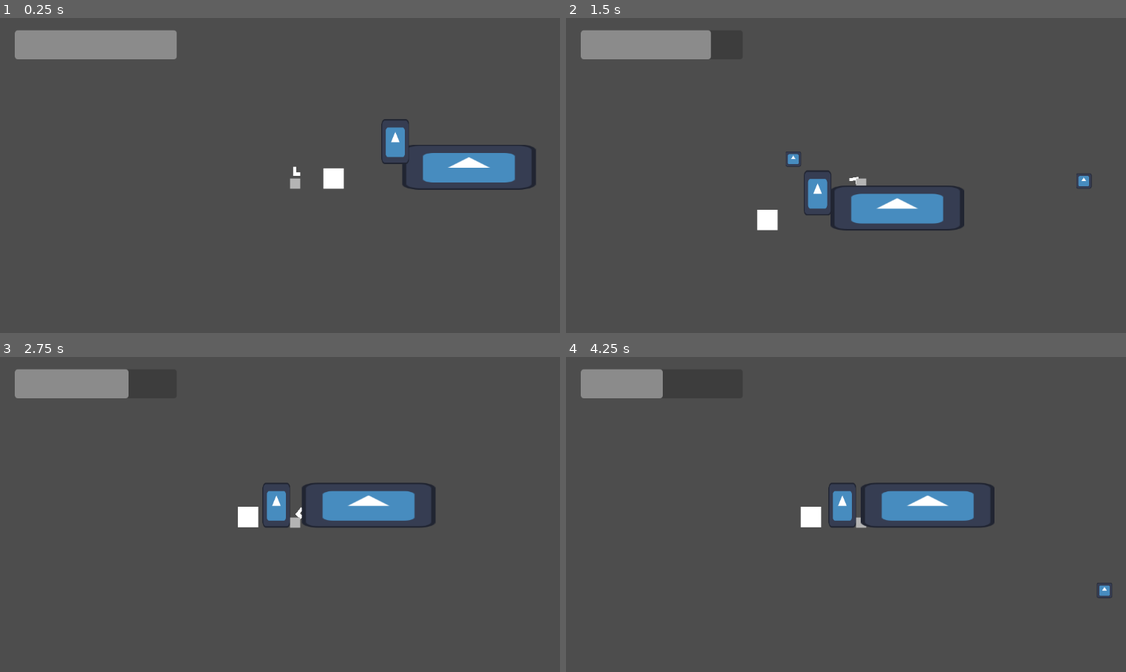
Above: before the commit, frames 1-4 (two rows, left to right).
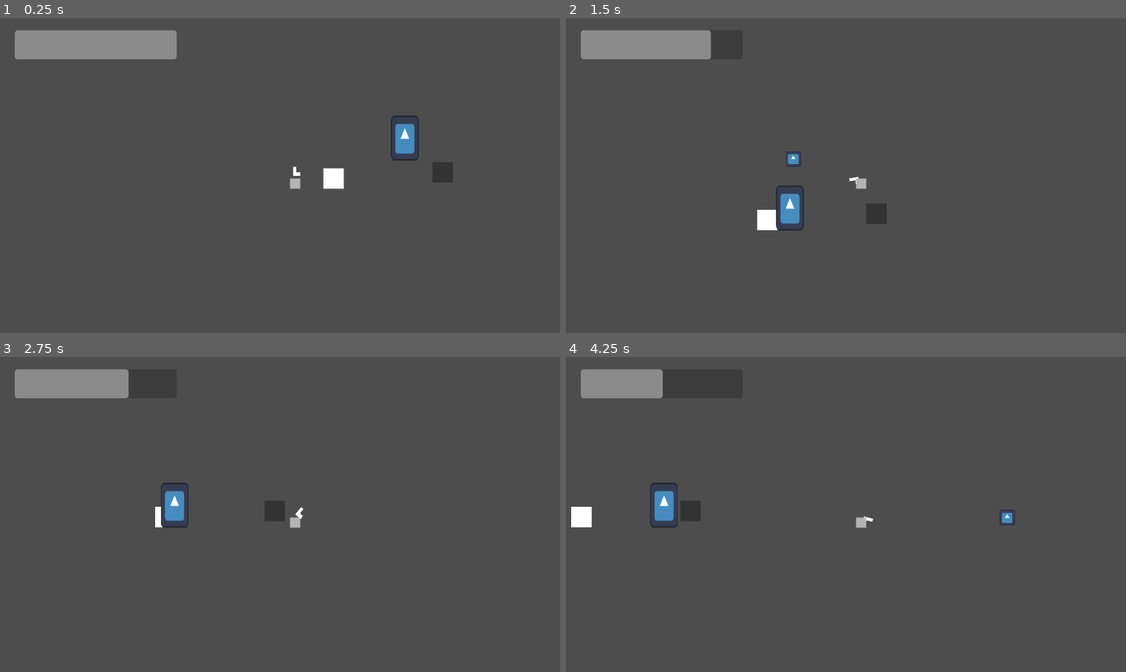
Above: after the commit, the same moments.

Repository: Newait/Mechanical_Revolution
Game: Godot game, scene res://scenes/game.tscn
The game is run twice, just before and just after one commit, with the same random seed, the same clock (stepped at 60 frames per second) and the same inputs. The project has no main scene, so this scene is started directly. The engine's default icon, where the game draws it, is replaced by a stand-in: a white triangle on a blue panel in a dark square.
Inputs (mouse positions are in pixels of both pictures, inside the frame that each line leads up to):
- Up to frame 1 (0.25 s): no input
- Up to frame 2 (1.5 s): move the mouse to (991, 166) at 0.52 s; hold Right (move_right) from 0.53 s (still down); click (991, 166) at 0.6 s; tap Space (jump) at 0.77 s; move the mouse to (745, 200) at 1.27 s; click (745, 200) at 1.35 s
- Up to frame 3 (2.75 s): tap Space (jump) at 1.52 s; move the mouse to (352, 448) at 2.02 s; release Right (move_right) at 2.03 s; hold Left (move_left) from 2.03 s (still down); click (352, 448) at 2.1 s
- Up to frame 4 (4.25 s): move the mouse to (829, 590) at 2.77 s; release Left (move_left) at 2.78 s; hold Right (move_right) from 2.78 s (still down); click (829, 590) at 2.85 s; tap Space (jump) at 3.02, 3.77 s; move the mouse to (1036, 571) at 3.52 s; click (1036, 571) at 3.6 s

The runs differ from the first frame. In frame 1, 2.5% of the frame differs, in the area x 68-96%, y 30-55%; in frame 2, 3.0%; in frame 3, 3.2%; in frame 4, 3.8%, in the area x 0-98%, y 39-77%.

Commit message:
Enemy stuff

Diff:
--- a/mechanical-revolution/scenes/enemy.tscn
+++ b/mechanical-revolution/scenes/enemy.tscn
@@ -8,9 +8,14 @@
 height = 86.0
 
 [sub_resource type="CircleShape2D" id="CircleShape2D_7p1mj"]
-radius = 126.01587
+radius = 318.69263
+
+[sub_resource type="CircleShape2D" id="CircleShape2D_md0e3"]
+radius = 75.16648
 
 [node name="Enemy" type="CharacterBody2D"]
+collision_layer = 5
+collision_mask = 5
 script = ExtResource("1_md0e3")
 
 [node name="Sprite2D" type="Sprite2D" parent="."]
@@ -27,7 +32,14 @@
 [node name="CollisionShape2D" type="CollisionShape2D" parent="DetectBox"]
 position = Vector2(0, 1)
 shape = SubResource("CircleShape2D_7p1mj")
-debug_color = Color(0.72737527, 0.46121794, 0.3237562, 0.41960785)
+debug_color = Color(0.38449287, 0.5973385, 0.39735264, 0.41960785)
 
-[node name="Timer" type="Timer" parent="."]
+[node name="AttackCycle" type="Timer" parent="."]
 wait_time = 5.0
+
+[node name="Hitbox" type="Area2D" parent="."]
+unique_name_in_owner = true
+
+[node name="CollisionShape2D" type="CollisionShape2D" parent="Hitbox"]
+shape = SubResource("CircleShape2D_md0e3")
+debug_color = Color(0.83126897, 0.3657452, 0.3869816, 0.41960785)
--- a/mechanical-revolution/scenes/game.tscn
+++ b/mechanical-revolution/scenes/game.tscn
@@ -1,9 +1,9 @@
-[gd_scene load_steps=5 format=3 uid="uid://cfdse231xuejh"]
+[gd_scene load_steps=6 format=3 uid="uid://cfdse231xuejh"]
 
 [ext_resource type="PackedScene" uid="uid://bthhrey1wx5os" path="res://scenes/player.tscn" id="1_uwrxv"]
 [ext_resource type="Script" uid="uid://balkvqtweaibj" path="res://scripts/game_manager.gd" id="1_yqjtg"]
-[ext_resource type="PackedScene" uid="uid://copky477kjpps" path="res://scenes/wallrun.tscn" id="3_lnu2h"]
 [ext_resource type="PackedScene" uid="uid://dfaqc4wojcyu7" path="res://scenes/enemy.tscn" id="3_lnu2h"]
+[ext_resource type="PackedScene" path="res://scenes/wallrun.tscn" id="4_lbhrr"]
 
 [sub_resource type="WorldBoundaryShape2D" id="WorldBoundaryShape2D_8cj0n"]
 
@@ -52,8 +52,8 @@
 value = 100.0
 show_percentage = false
 
-[node name="Wallrun" parent="." instance=ExtResource("3_lnu2h")]
-position = Vector2(342, -22)
-scale = Vector2(4.8329263, 1)
 [node name="Enemy" parent="." instance=ExtResource("3_lnu2h")]
 position = Vector2(219, -129)
+
+[node name="Wallrun" parent="." instance=ExtResource("4_lbhrr")]
+position = Vector2(290, -33)
--- a/mechanical-revolution/scenes/player_projectile.tscn
+++ b/mechanical-revolution/scenes/player_projectile.tscn
@@ -8,6 +8,7 @@
 
 [node name="PlayerProjectile" type="Area2D"]
 collision_layer = 4
+collision_mask = 4
 script = ExtResource("1_oxij3")
 travel_speed = 800.0
 
--- a/mechanical-revolution/scripts/enemy.gd
+++ b/mechanical-revolution/scripts/enemy.gd
@@ -1,10 +1,14 @@
 class_name Enemy extends CharacterBody2D
 
-var enemyhealth := 100
-var max_speed := 67
+var enemyhealth := 100.0
+var enemyworth := 50.0
+var max_speed := 250.0
 var enemystate := "idle"
 var acceleration := 100.0
+var contact_damage := 10.0
+var kb_force := 1000.0
 @onready var detect_box: Area2D = %DetectBox
+@onready var hitbox: Area2D = %Hitbox
 
 #@onready var raycastright: RayCast2D = %Raycastright
 #@onready var raycastleft: RayCast2D = %Raycastleft
@@ -12,15 +16,22 @@
 func _ready() -> void:
 	detect_box.body_entered.connect(_on_detection_body_entered)
 	detect_box.body_exited.connect(_on_detection_body_exited)
+	hitbox.body_entered.connect(_on_hitbox_area_shape_entered)
+
+func _get_player_node() -> Player:
+	var player := get_tree().root.get_node("Game/Player")
+	if (player):
+		return player
+	else:
+		return null
 
 func _get_player_position() -> Vector2:
-	return get_tree().root.get_node("Game/Player").global_position
+	return _get_player_node().global_position
 
 func _physics_process(delta: float) -> void:
 	var direction:= 0.0
 	var playerdirection := global_position.direction_to(_get_player_position())
 
-	print(direction)
 	var desired_velocity : Vector2
 	match enemystate:
 		"idle":
@@ -51,22 +62,37 @@
 	velocity += get_gravity() * delta
 	move_and_slide()
 
+func take_damage(damage: float) -> void:
+	enemyhealth -= damage
+	if (enemyhealth <= 0.0):
+		_on_death()
 
+func _on_hitbox_area_shape_entered(body: Node2D) -> void:
+	if body is Player:
+		var player := body as Player
+		player.take_damage(10.0)
+		var kb_direction := global_position.direction_to(player.global_position)
+		player.knockback(kb_direction * kb_force)
 
-
-
-func _on_hitbox_area_shape_entered() -> void:
-	pass
 	#player_health -= 10
 	# tuff
-
-
 
 func _on_detection_body_entered(body: Node2D) -> void:
 	if body is Player:
 		if enemystate == "idle":
 			enemystate = "pursuit"
 
+func _on_detection_body_exited(body: Node2D) -> void:
+	if body is Player:
+		if enemystate == "pursuit":
+			enemystate = "idle"
 
-func _on_detection_body_exited(body: Node2D) -> void:
-	enemystate = "idle"
+#func _on_self_body_entered(body: Node2D) -> void:
+	#if body is PlayerProjectileGB:
+		#print("Happen")
+		#enemyhealth -= 20.0
+		#if enemyhealth <= 0.0:
+			#_on_death()
+func _on_death() -> void:
+	_get_player_node().heal(enemyworth)
+	queue_free()
--- a/mechanical-revolution/scripts/player.gd
+++ b/mechanical-revolution/scripts/player.gd
@@ -11,6 +11,7 @@
 @onready var weapon: Weapon = $Weapon
 
 signal tookDamage
+var max_health := 100.0
 var health := 100.0:
 	set(val):
 		health = val
@@ -65,12 +66,19 @@
 
 	move_and_slide()
 
+func knockback(force: Vector2) -> void:
+	velocity += force
 
 func take_damage(damage: float) -> void:
 	health -= damage
 	if health <= 0:
 		death()
 
+func heal(healing: float) -> void:
+	health += healing
+	if health < max_health:
+		health = max_health
+
 func death() -> void:
 	get_tree().reload_current_scene()
 	# Get the input direction and handle the movement/deceleration.
--- a/mechanical-revolution/scripts/player_projectile.gd
+++ b/mechanical-revolution/scripts/player_projectile.gd
@@ -3,13 +3,19 @@
 @export var lifetime:= 5.0
 @export var travel_speed:= 200.0
 @export var direction := Vector2.ZERO
+@export var damage := 20.0
 # Called when the node enters the scene tree for the first time.
 func _ready() -> void:
 	get_tree().create_timer(lifetime).timeout.connect(func ()-> void:
 		queue_free()
 	)
+	body_entered.connect(_on_body_entered)
 
 
+func _on_body_entered(body: Node2D) -> void:
+	if (body is Enemy):
+		(body as Enemy).take_damage(damage)
+	queue_free()
 # Called every frame. 'delta' is the elapsed time since the previous frame.
 func _physics_process(delta: float) -> void:
 	position += direction * travel_speed * delta
Not shown: 1 places in mechanical-revolution/scenes/enemy.tscn that only renumber resources
